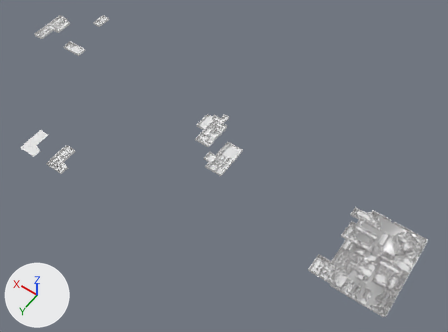
One commit to the Blender file Assets/Models/Hostial Mercedes 3d - v2.blend: the scene before it, then after it.
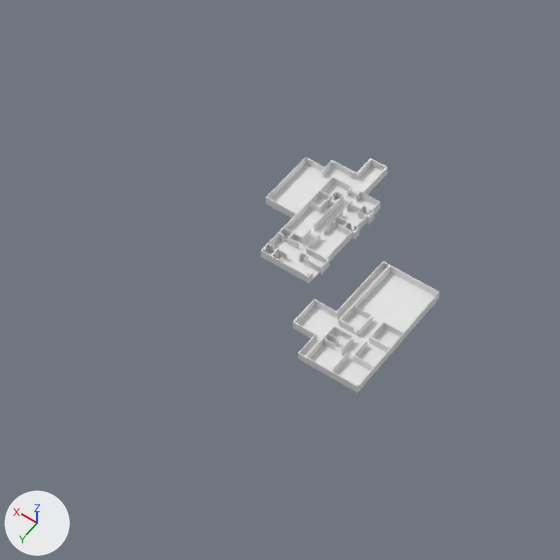
The first picture shows the older version from a camera (50 mm lens) standing at (-173.0, 594.0, 775.0) and looking at (189.0, 87.0, -21.0). The close-ups show both versions on the part from 28% to 61% of the width and 22% to 67% of the height of that picture; other places that the commit changed are outside them. The lights are fixed; the arrows at lower left show +X, +Y and +Z.

The older version as bpy lines, for what is in view:
```python
me_cubo_025 = bpy.data.meshes.new('Cubo.025')
me_cubo_025.from_pydata(...)  # 826 vertices, 824 faces; spans x -15.3..28.7, y -0.3..71.5, z -0.4..0.4
me_cubo_026 = bpy.data.meshes.new('Cubo.026')
me_cubo_026.from_pydata(...)  # 236 vertices, 234 faces; spans x -14.4..28.1, y -0.2..61.4, z -0.4..0.4
me_cubo_051 = bpy.data.meshes.new('Cubo.051')
me_cubo_051.from_pydata(...)  # 20 vertices, 18 faces; spans x -26.6..15.6, y -30.6..30.6, z -0.3..0.3
ob_2do_piso___edificio_5 = bpy.data.objects.new('2do Piso - Edificio 5', me_cubo_025)
ob_2do_piso___edificio_5.location = (236.6, 12.3, 2.0)
ob_2do_piso___edificio_5.scale = (1.0, 1.0, 4.96)
ob_2do_piso___edificio_6 = bpy.data.objects.new('2do Piso - Edificio 6', me_cubo_026)
ob_2do_piso___edificio_6.location = (185.4, 58.2, 2.0)
ob_2do_piso___edificio_6.scale = (1.0, 1.0, 5.23)
ob_2do_piso___edificio_6___piso = bpy.data.objects.new('2do Piso - Edificio 6 - PISO', me_cubo_051)
ob_2do_piso___edificio_6___piso.location = (187.0, 88.7, -0.3)
ob_2do_piso___edificio_6___piso.rotation_euler = (0.0, 3.142, 0.0)  # degrees (0, 180, 0)
# also in view: '2do Piso - Edificio 5 - PISO' at (243.0, 48.0, 0.0)
```
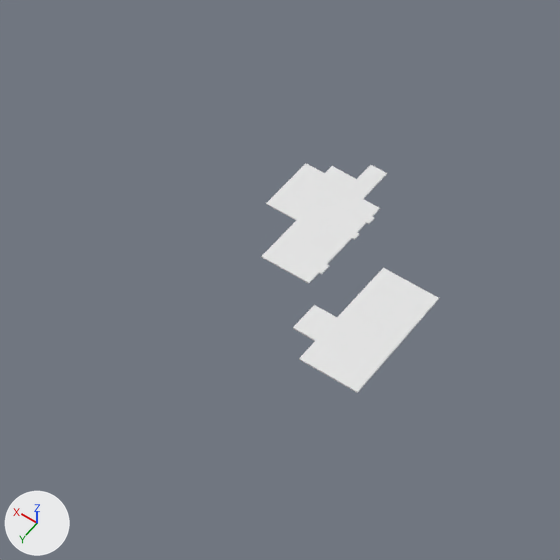
Pixel boxes [x1, y1, x2, y2] of what changed, in the close-ups (560 x 560 px):
'2do Piso - Edificio 5', hidden
    before: [261, 157, 388, 283]
'2do Piso - Edificio 6', hidden
    before: [293, 261, 439, 392]

The change in detail:
Object '2do Piso - Edificio 5' (ob_2do_piso___edificio_5) is now hidden.
Object '2do Piso - Edificio 6' (ob_2do_piso___edificio_6) is now hidden.
